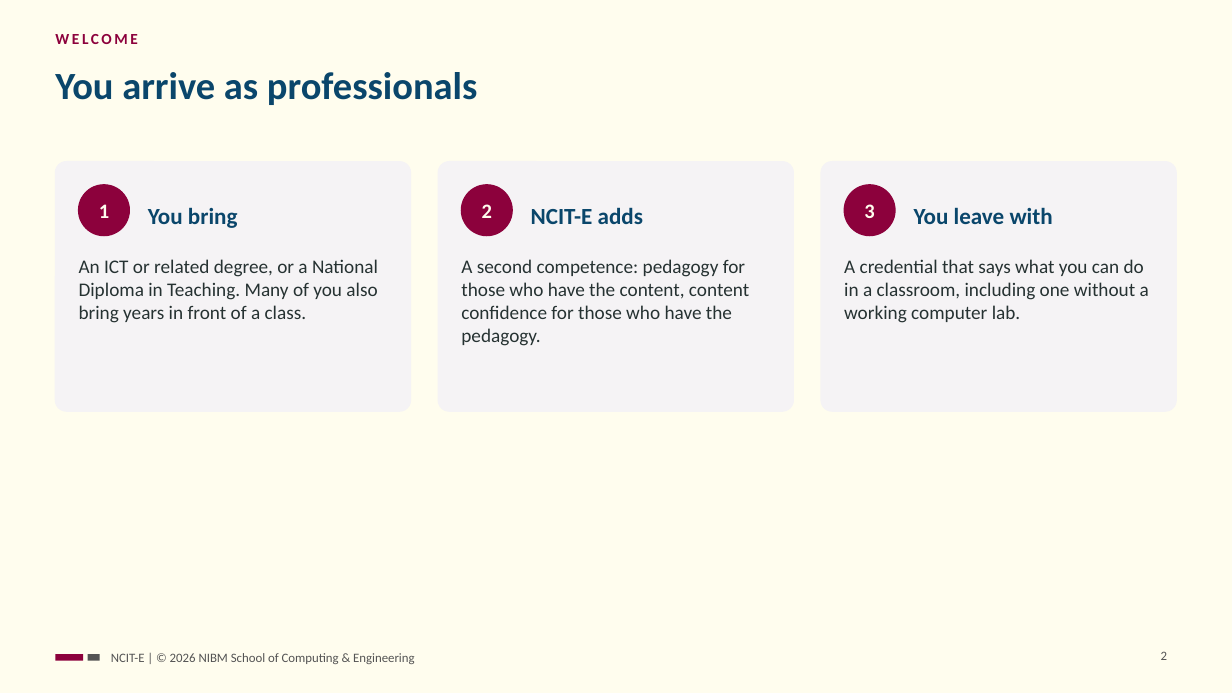
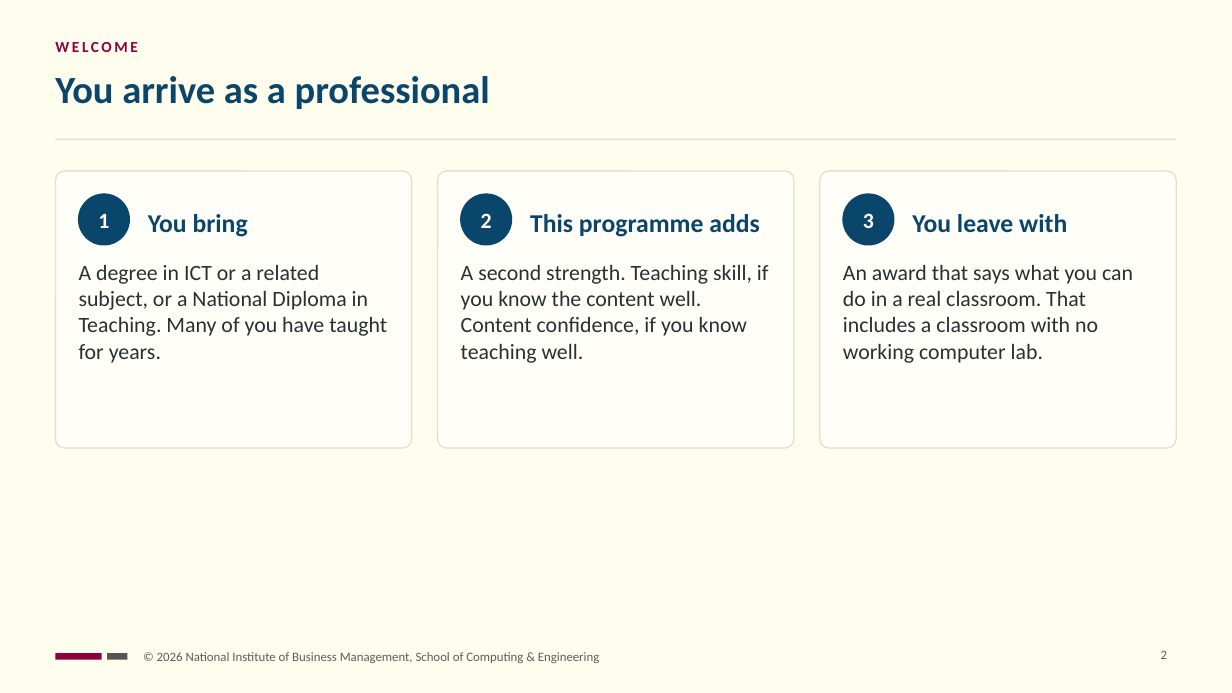
Before and after one commit to NIBM-SOCE/NCIT-E, a slide deck: slide 2 of opening/ncit-e-prelude.pptx. Drawn at 1232x693 pixels with LibreOffice and Linux fonts; fonts in the diff are those of the drawing. Boxes give left, top, right and bottom in pixels: in the first picture for what was removed or moved away, otherwise in the second. Text is boxed around its words. In the diff, an @@ line names an element or a change of style, - is before the commit and + after.

```diff
--- a/opening/ncit-e-prelude.pptx
+++ b/opening/ncit-e-prelude.pptx
@@ text "WELCOME": place and size @@
-text "WELCOME" at box(55, 34, 138, 44)
+text "WELCOME" at box(55, 42, 138, 52)
@@ title at box(55, 76, 490, 109): text changed @@
-You arrive as professionals
+You arrive as a professional
@@ rectangle added at box(55, 139, 1177, 140), fill #E3DFCC @@
@@ rounded rectangle: place and size @@
-rounded rectangle at box(55, 162, 410, 411)
+rounded rectangle at box(55, 171, 412, 448)
@@ rounded rectangle: place and size @@
-rounded rectangle at box(438, 162, 793, 411)
+rounded rectangle at box(438, 171, 795, 448)
@@ fill #F5F3F5 to #FFFEF8; outline #F5F3F5 1 pt to #E3DFCC 1 pt; proportions changed in 3 elements at box(438, 171, 795, 448), box(55, 171, 412, 448), box(820, 171, 1177, 448) @@
@@ rounded rectangle: place and size @@
-rounded rectangle at box(822, 162, 1177, 411)
+rounded rectangle at box(820, 171, 1177, 448)
@@ text "You bring" at box(148, 214, 248, 237): size 18 to 20 pt @@
@@ 3 texts, 3 ellipses: place and size @@
-3 texts, 3 ellipses at box(79, 185, 896, 236)
+3 texts, 3 ellipses at box(79, 194, 894, 245)
@@ size 16 to 17 pt, text colour #FFFDEE to #FFFFFF in 3 elements at box(98, 213, 109, 228), box(481, 213, 492, 228), box(863, 213, 874, 228) @@
@@ fill #8C013C to #0A466B; outline #8C013C 1 pt to #0A466B 1 pt; proportions changed in 3 elements at box(79, 194, 129, 245), box(461, 194, 512, 245), box(843, 194, 894, 245) @@
@@ text "You leave with" at box(912, 214, 1067, 233): size 18 to 20 pt @@
@@ text at box(530, 214, 759, 237): text changed; size 18 to 20 pt @@
-NCIT-E adds
+This programme adds
@@ text at box(79, 265, 387, 363): text changed; size 15 to 17 pt @@
-An ICT or related degree, or a National Diploma in Teaching. Many of you also bring years in front of a class.
+A degree in ICT or a related subject, or a National Diploma in Teaching. Many of you have taught for years.
@@ text at box(461, 265, 769, 363): text changed; size 15 to 17 pt @@
-A second competence: pedagogy for those who have the content, content confidence for those who have the pedagogy.
+A second strength. Teaching skill, if you know the content well. Content confidence, if you know teaching well.
@@ text at box(843, 265, 1133, 363): text changed; size 15 to 17 pt @@
-A credential that says what you can do in a classroom, including one without a working computer lab.
+An award that says what you can do in a real classroom. That includes a classroom with no working computer lab.
@@ rectangle: place and size @@
-rectangle at box(55, 654, 83, 661)
+rectangle at box(55, 653, 102, 660)
@@ rectangle: place and size @@
-rectangle at box(88, 654, 100, 661)
+rectangle at box(107, 653, 128, 660)
@@ text at box(157, 652, 599, 663): text changed; text colour #545454 to #5E5E56 @@
-NCIT-E | © 2026 NIBM School of Computing & Engineering
+© 2026 National Institute of Business Management, School of Computing & Engineering
```
Also in this commit, not shown: 7 other slides changed, 2 slides added, 1 slide removed, 6 other files.
